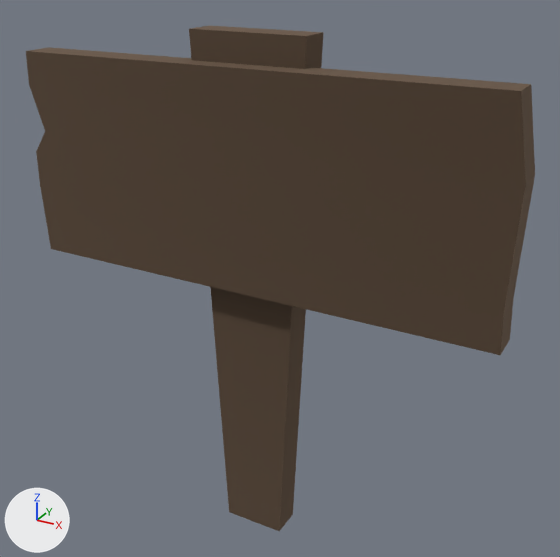
What one commit did to the glTF model models/level/common/signs/sign_caution.gltf.
One viewpoint serves both versions: a 50 mm lens placed at (0.744, -1.26, 1.17), pointed at (0.039, 0.023, 0.529). Lighting does not change. The marker at lower left points along +X, +Y and +Z. Objects named as collision shapes, trigger or cutter boxes, shadow casters or lower levels of detail are left out. Where no turn or scale is listed for an object, it has been applied to the vertices. Vertices at the same position are counted once.

In view in the first picture: 'SignCautionMesh'.
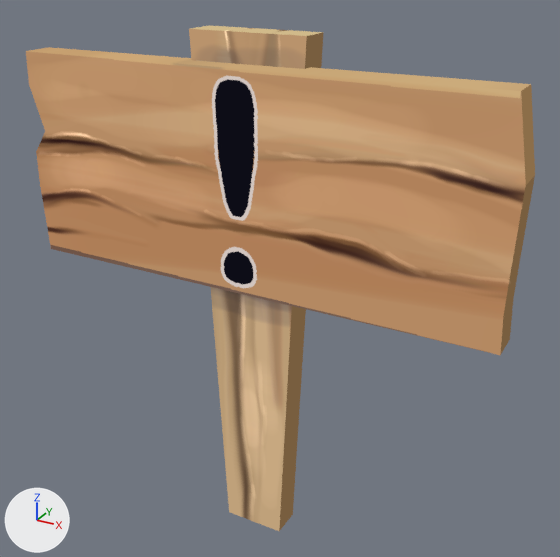
Changed parts and their boxes [x1, y1, x2, y2] in the pictures (560 x 557 px):
'SignCautionMesh', recoloured, surface changed
    both: [26, 26, 535, 531]

What changed in the scene script:
```text
Change mat_sign:
    remove # nodes: BsdfPrincipled, OutputMaterial, TexImage
    nodes: BsdfTransparent, Emission, LightPath, MixShader, OutputMaterial, TexImage
Change me_signcautionmesh_001:
    where me_signcautionmesh_001.from_pydata(...)  # 30 vertices, 52 faces; spans x -0.507..0.521, y -0.08..0.033, z -0.077..1.017
    used by ob_signcautionmesh; location = (0.0, 0.0, 0.0)
    me_signcautionmesh_001 part 1: texture (UV) coordinates of 52 of 52 faces, centred in x -0.507..0.519, y -0.076..0.033, z -0.077..1.017, changed; they spanned u 0.0..0.0, v 0.0..0.0 and now span u 0.02..0.99, v 0.01..0.97
```
